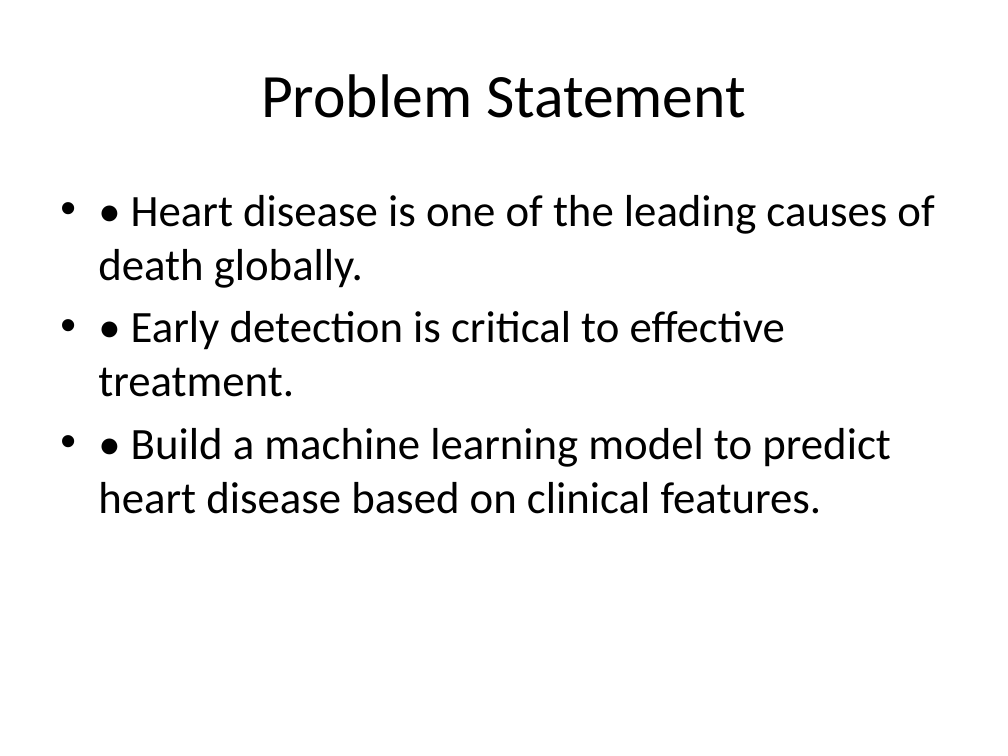
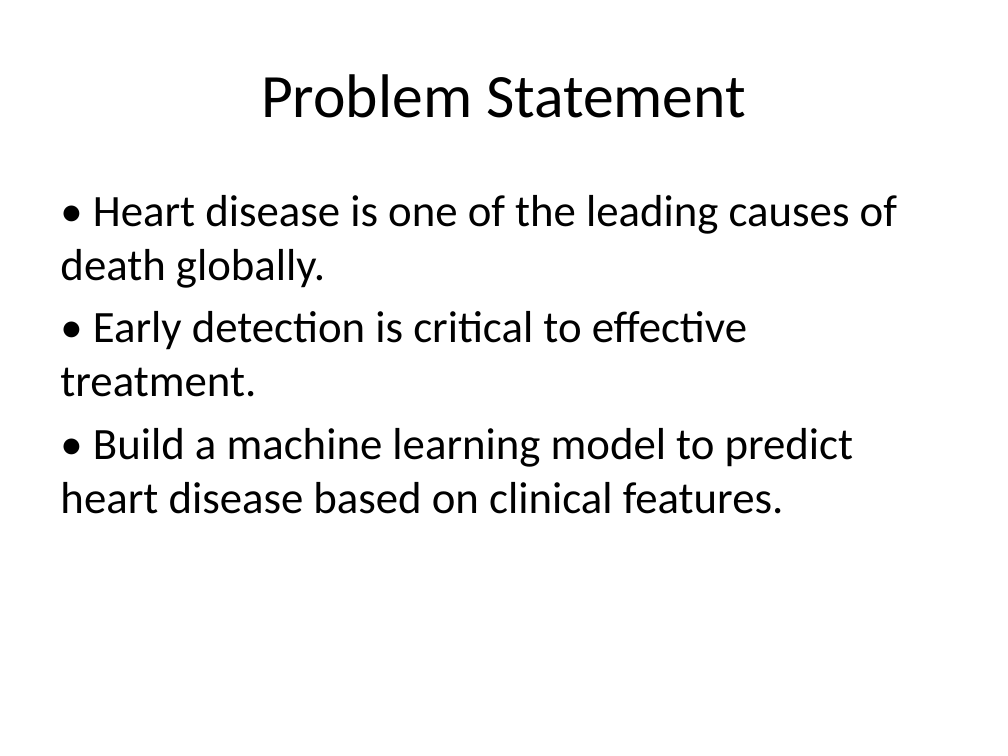
Before and after one commit to NSM1123/heart-disease-prediction, a slide deck: slide 2 of Heart_Disease_Detection_Recreated.pptx. Drawn at 1008x756 pixels with LibreOffice and Linux fonts; fonts in the diff are those of the drawing. Boxes give left, top, right and bottom in pixels: in the first picture for what was removed or moved away, otherwise in the second. Text is boxed around its words. In the diff, an @@ line names an element or a change of style, - is before the commit and + after.

Commit message:
updated heart disease ppt

```diff
--- a/Heart_Disease_Detection_Recreated.pptx
+++ b/Heart_Disease_Detection_Recreated.pptx
@@ text "• Heart disease is one ..." at [60, 195, 897, 514]: bullet • to none @@
```
Also in this commit, not shown: 7 other slides changed, 3 slides added.
